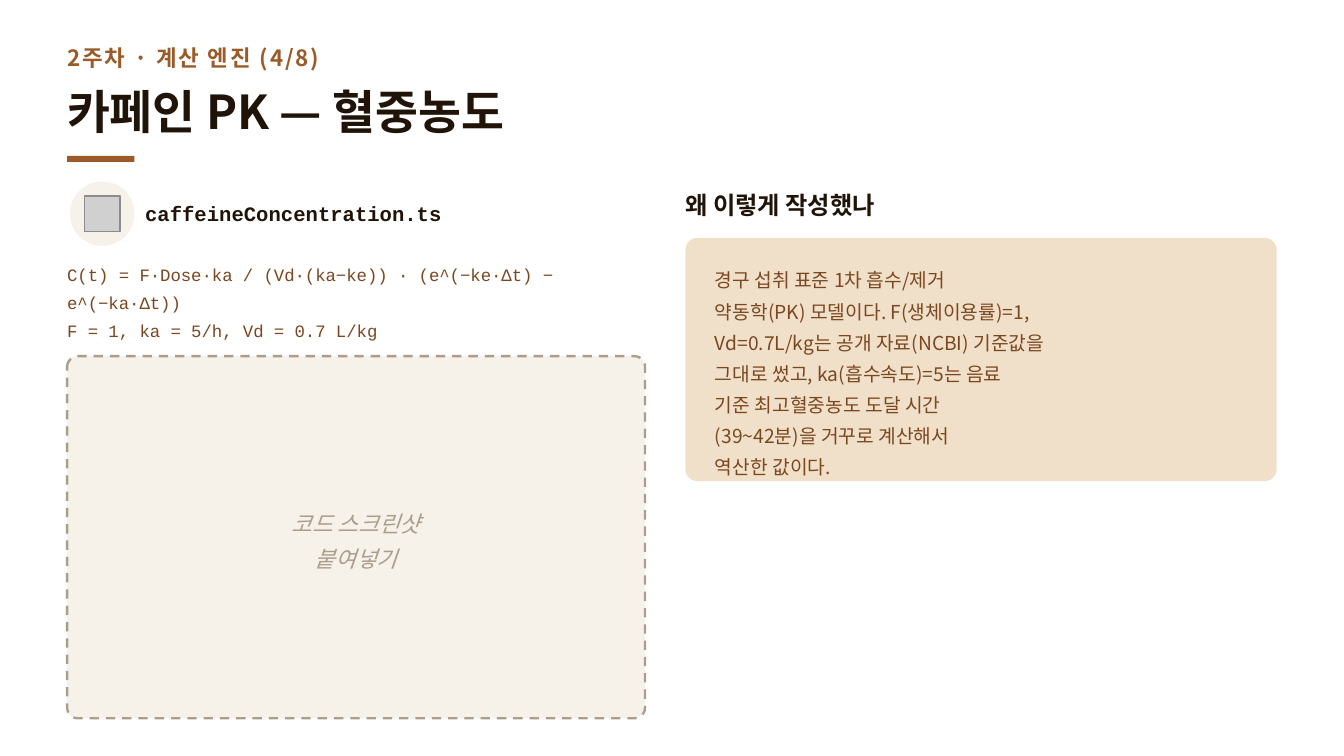
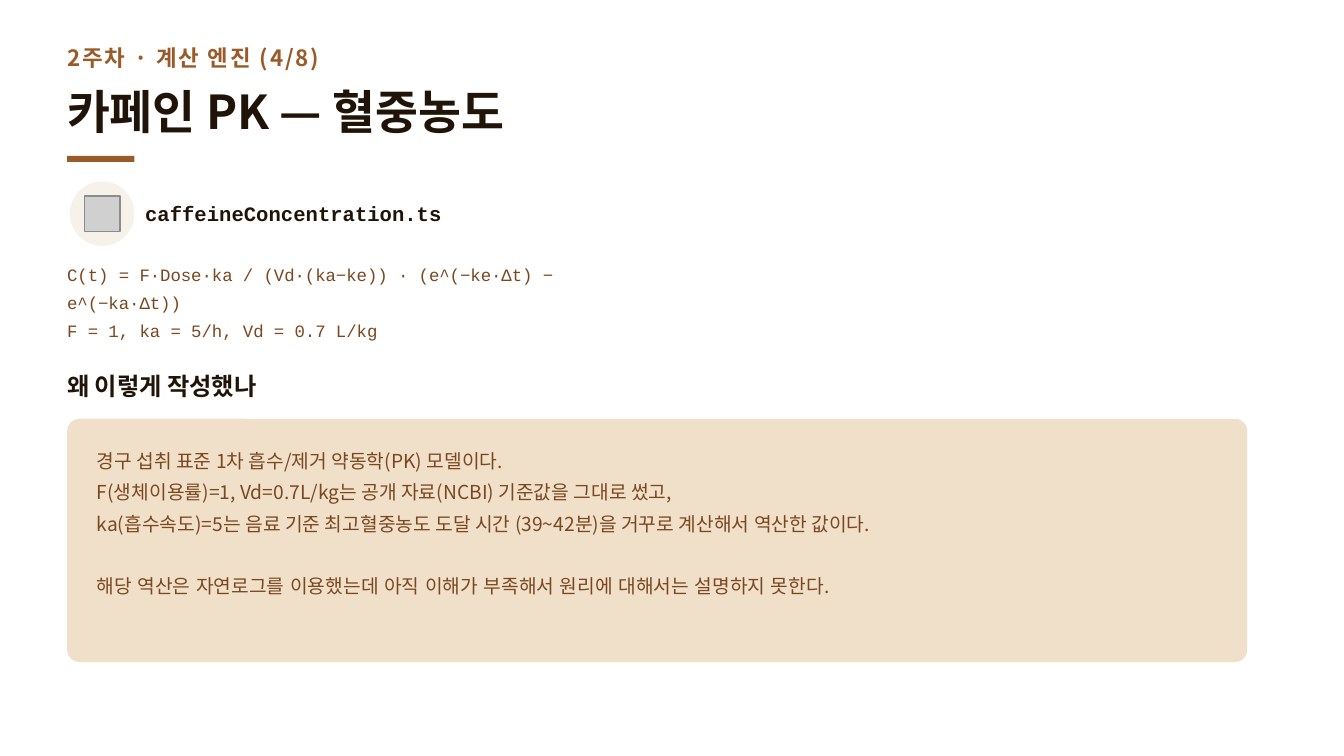
Before and after one commit to Mureung1/hub-showcase, a slide deck: slide 20 of exam-cram-scheduler/docs/presentation/2주차_진행공유.pptx (slide 11 before the commit). Drawn at 1344x756 pixels with LibreOffice and Linux fonts; fonts in the diff are those of the drawing; grey boxes stand for pictures. Boxes give left, top, right and bottom in pixels: in the first picture for what was removed or moved away, otherwise in the second. Text is boxed around its words. In the diff, an @@ line names an element or a change of style, - is before the commit and + after.

```diff
--- a/exam-cram-scheduler/docs/presentation/2주차_진행공유.pptx
+++ b/exam-cram-scheduler/docs/presentation/2주차_진행공유.pptx
@@ rounded rectangle removed at [67, 356, 645, 718] @@
@@ text "왜 이렇게 작성했나": place and size @@
-text "왜 이렇게 작성했나" at [685, 193, 874, 217]
+text "왜 이렇게 작성했나" at [67, 374, 256, 398]
@@ rounded rectangle: place and size @@
-rounded rectangle at [685, 238, 1277, 481]
+rounded rectangle at [67, 419, 1247, 663]
@@ text at [97, 452, 870, 595]: text changed @@
-경구 섭취 표준 1차 흡수/제거
-약동학(PK) 모델이다. F(생체이용률)=1,
-Vd=0.7L/kg는 공개 자료(NCBI) 기준값을
-그대로 썼고, ka(흡수속도)=5는 음료
-기준 최고혈중농도 도달 시간
-(39~42분)을 거꾸로 계산해서
-역산한 값이다.
+경구 섭취 표준 1차 흡수/제거 약동학(PK) 모델이다.
+F(생체이용률)=1, Vd=0.7L/kg는 공개 자료(NCBI) 기준값을 그대로 썼고,
+ka(흡수속도)=5는 음료 기준 최고혈중농도 도달 시간 (39~42분)을 거꾸로 계산해서 역산한 값이다.
+해당 역산은 자연로그를 이용했는데 아직 이해가 부족해서 원리에 대해서는 설명하지 못한다.
@@ text removed at [292, 513, 420, 569] @@
-코드 스크린샷
-붙여넣기
```
Also in this commit, not shown: 10 other slides changed, 18 slides added, 2 other files.
